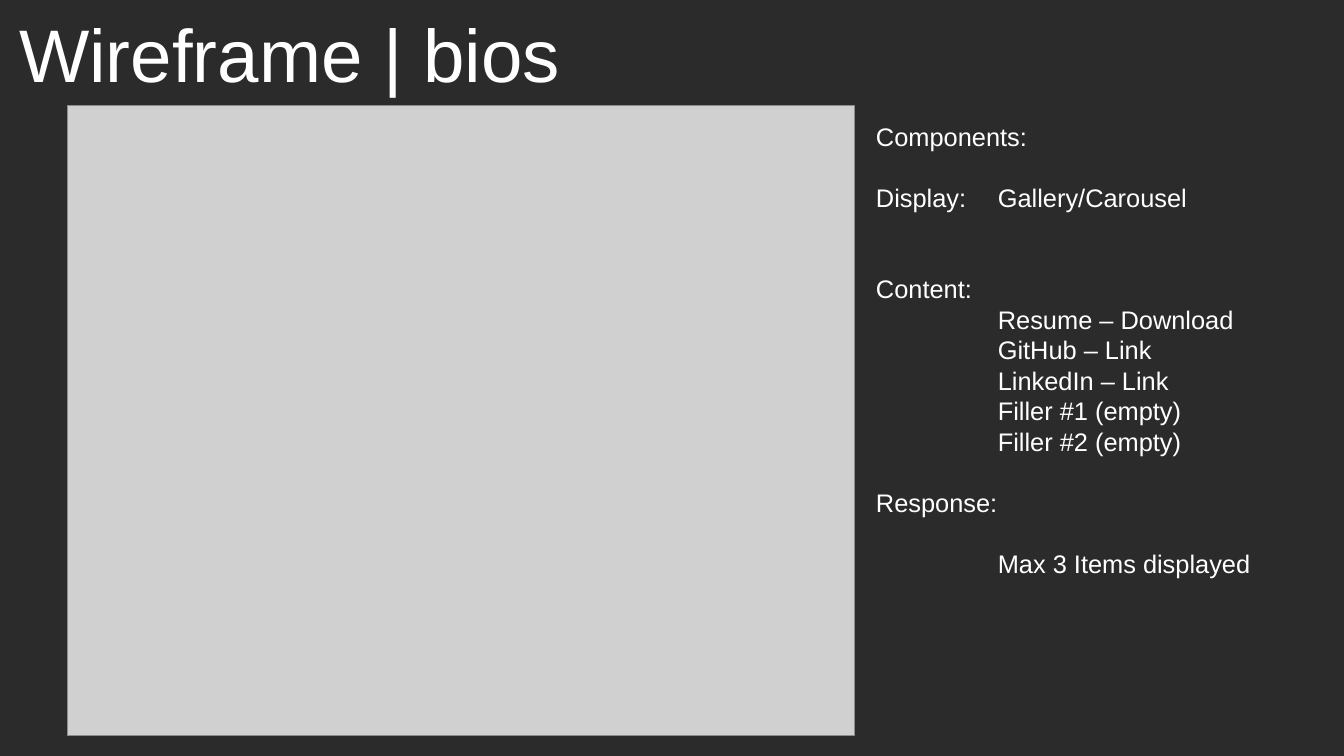
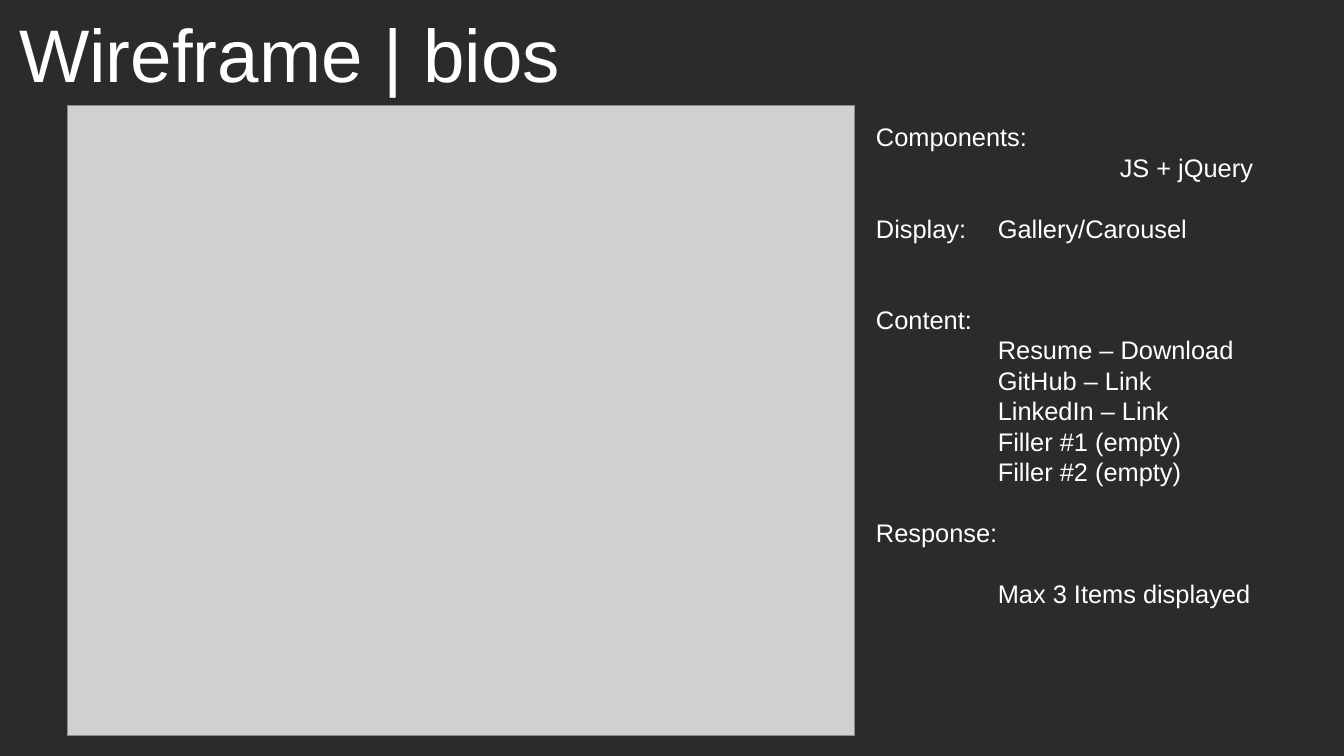
Before and after one commit to emm-jay-ahh/portfolio_t1a2, a slide deck: slide 7 of presentation/emm_jay.pptx. Drawn at 1344x756 pixels with LibreOffice and Linux fonts; fonts in the diff are those of the drawing; grey boxes stand for pictures; background and template pictures are left out; a plain dark background stands for a picture behind light text. Boxes give left, top, right and bottom in pixels: in the first picture for what was removed or moved away, otherwise in the second. Text is boxed around its words. In the diff, an @@ line names an element or a change of style, - is before the commit and + after.

```diff
--- a/presentation/emm_jay.pptx
+++ b/presentation/emm_jay.pptx
@@ text at <box>1120,158,1253,182</box>: paragraph added @@
+JS + jQuery
```
Also in this commit, not shown: 8 other slides changed, 7 other files.
